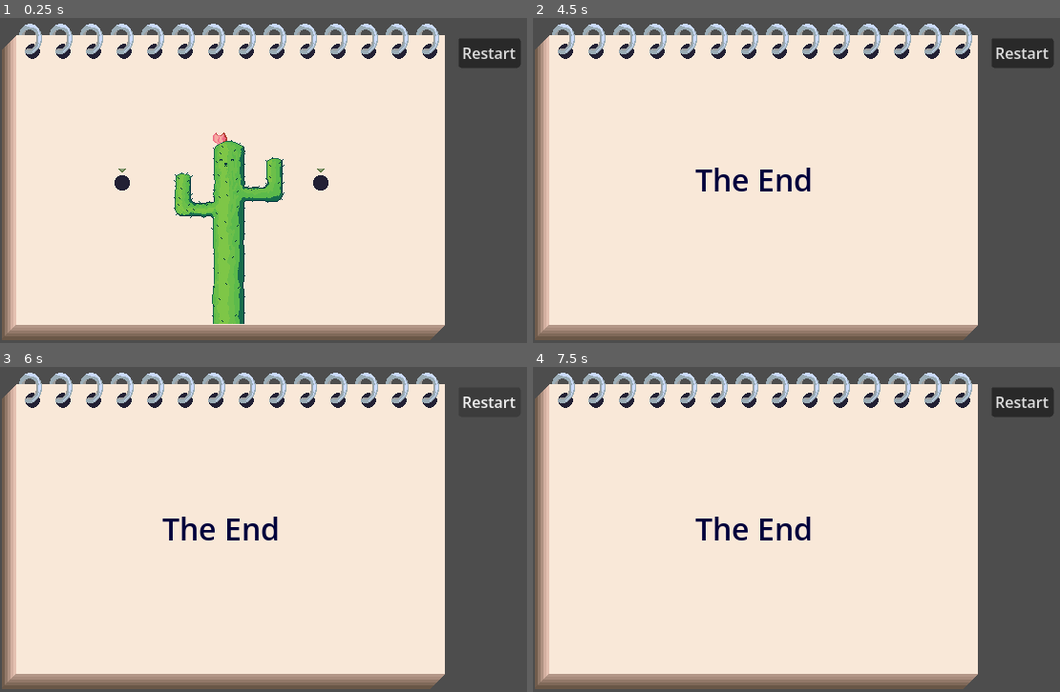
Above: before the commit, frames 1-4 (two rows, left to right).
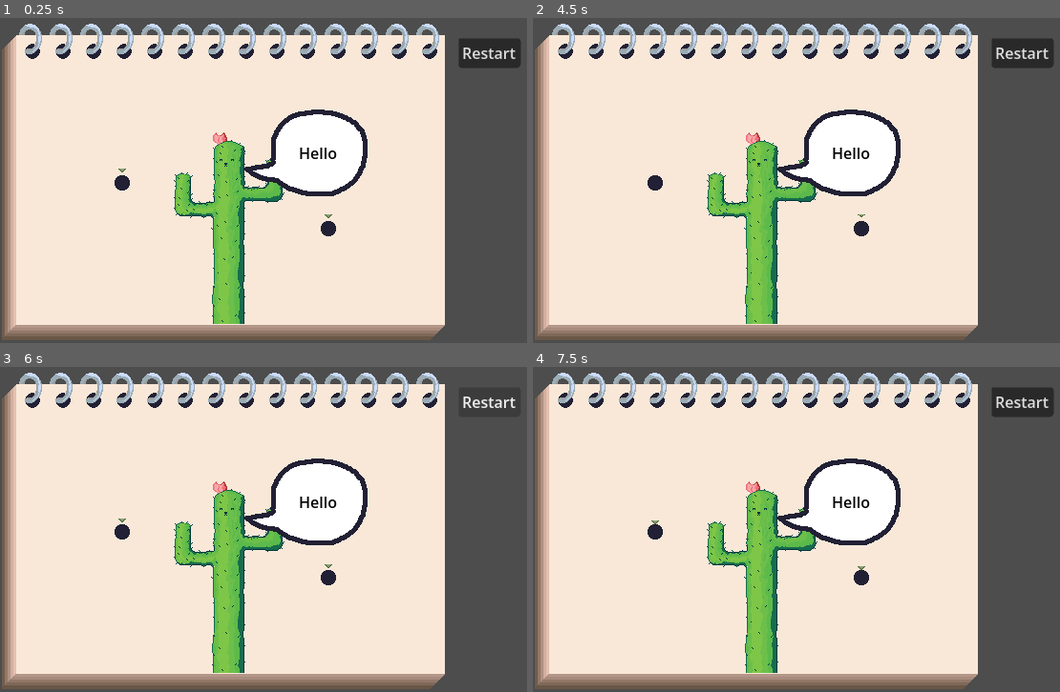
Above: after the commit, the same moments.

Repository: crookedneighbor/drawing-connection
Game: Godot game, scene res://levels/intro_desert/intro_desert.tscn
The game is run twice, just before and just after one commit, with the same random seed, the same clock (stepped at 60 frames per second) and the same inputs. This scene is started directly instead of the project's main scene.
Inputs (mouse positions are in pixels of both pictures, inside the frame that each line leads up to):
- Up to frame 1 (0.25 s): no input
- Up to frame 2 (4.5 s): click "Restart" at 0.5 s; click "Restart" at 1.25 s; click "Restart" at 2 s; tap Enter at 2.75 s; move the mouse to (764, 193) at 2.77 s; click (764, 193) at 2.92 s; move the mouse to (854, 183) at 3.52 s; click (854, 183) at 3.67 s; move the mouse to (654, 183) at 4.27 s; click (654, 183) at 4.42 s
- Up to frame 3 (6 s): click "Restart" at 5 s; click "Restart" at 5.75 s
- Up to frame 4 (7.5 s): click "Restart" at 6.5 s; tap Space at 7.25 s; move the mouse to (764, 542) at 7.27 s; click (764, 542) at 7.42 s

The runs differ from the first frame. In frame 1, 4.5% of the frame differs, in the area x 46-70%, y 28-68%; in frame 2, 9.1%; in frame 3, 9.2%, in the area x 21-70%, y 28-95%; in frame 4, 9.2%.

Commit message:
feat: add speech bubble to cactus scene

Diff:
--- a/levels/intro_desert/intro_desert.tscn
+++ b/levels/intro_desert/intro_desert.tscn
@@ -3,15 +3,23 @@
 [ext_resource type="PackedScene" uid="uid://b0olc2xuik3ss" path="res://levels/level.tscn" id="1_5sled"]
 [ext_resource type="PackedScene" uid="uid://c76lyf0pdksov" path="res://tools/connector_dot/connector_dot.tscn" id="2_w26ed"]
 [ext_resource type="PackedScene" uid="uid://6b4o8lwdg03a" path="res://obstacles/cactus/cactus.tscn" id="3_703o1"]
+[ext_resource type="PackedScene" uid="uid://mlda0yfoprfr" path="res://obstacles/speech_bubble/speech_bubble.tscn" id="4_703o1"]
 
 [node name="IntroDesert" unique_id=1251148645 instance=ExtResource("1_5sled")]
 next_level = "uid://41mb1y750cq2"
 
 [node name="ConnectorDot2" parent="ConnectorDotManager" parent_id_path=PackedInt32Array(236887033) index="0" unique_id=769532394 instance=ExtResource("2_w26ed")]
-position = Vector2(336, 192)
+position = Vector2(344, 240)
 
 [node name="ConnectorDot" parent="ConnectorDotManager" parent_id_path=PackedInt32Array(236887033) index="1" unique_id=331079795 instance=ExtResource("2_w26ed")]
 position = Vector2(128, 192)
 
 [node name="Cactus" parent="." index="4" unique_id=1311550916 instance=ExtResource("3_703o1")]
 position = Vector2(240, 340)
+
+[node name="SpeechBubble" parent="." index="5" unique_id=490983717 instance=ExtResource("4_703o1")]
+position = Vector2(320, 208)
+text = "Hello"
+
+[connection signal="enter_drawable_area" from="Pad" to="Pencil" method="enter_drawable_area"]
+[connection signal="exit_drawable_area" from="Pad" to="Pencil" method="exit_drawable_area"]
--- /dev/null
+++ b/obstacles/speech_bubble/speech_bubble.gd
@@ -0,0 +1,8 @@
+class_name SpeechBubble extends Obstacle
+
+@onready var label: RichTextLabel = $RichTextLabel
+
+@export var text: String
+
+func _ready() -> void:
+	label.text = text
--- /dev/null
+++ b/obstacles/speech_bubble/speech_bubble.tscn
@@ -0,0 +1,24 @@
+[gd_scene format=3 uid="uid://mlda0yfoprfr"]
+
+[ext_resource type="Script" uid="uid://cm38ot8o8xsyq" path="res://obstacles/speech_bubble/speech_bubble.gd" id="1_nou2u"]
+[ext_resource type="Texture2D" uid="uid://b870p63t6xtfl" path="res://obstacles/speech_bubble/speech_bubble.png" id="2_nou2u"]
+
+[node name="SpeechBubble" type="Area2D" unique_id=490983717]
+script = ExtResource("1_nou2u")
+metadata/_custom_type_script = "uid://cmxmd5tu7dhe6"
+
+[node name="Sprite2D" type="Sprite2D" parent="." unique_id=1701663434]
+position = Vector2(0, -48)
+texture = ExtResource("2_nou2u")
+
+[node name="CollisionPolygon2D" type="CollisionPolygon2D" parent="." unique_id=655799139]
+polygon = PackedVector2Array(-65, -31, -58, -25, -50, -19, -42, -18, -32, -16, -27, -13, -13, -6, -4, -3, 12, -2, 29, -2, 42, -7, 58, -23, 63, -32, 65, -47, 65, -62, 61, -74, 50, -84, 31, -92, 12, -94, -1, -92, -12, -89, -27, -79, -34, -68, -35, -63, -36, -52, -36, -39, -42, -36, -55, -34)
+
+[node name="RichTextLabel" type="RichTextLabel" parent="." unique_id=1719933177]
+offset_left = -24.0
+offset_top = -73.0
+offset_right = 51.0
+offset_bottom = -21.0
+theme_override_colors/default_color = Color(0, 0, 0, 1)
+horizontal_alignment = 1
+vertical_alignment = 1
Binary file added: obstacles/speech_bubble/speech_bubble.aseprite
Not shown, added: obstacles/speech_bubble/speech_bubble.gd.uid
Binary file added: obstacles/speech_bubble/speech_bubble.png
Not shown, added: obstacles/speech_bubble/speech_bubble.png.import
Binary file added: tools/pad/speech-bubble.aseprite
